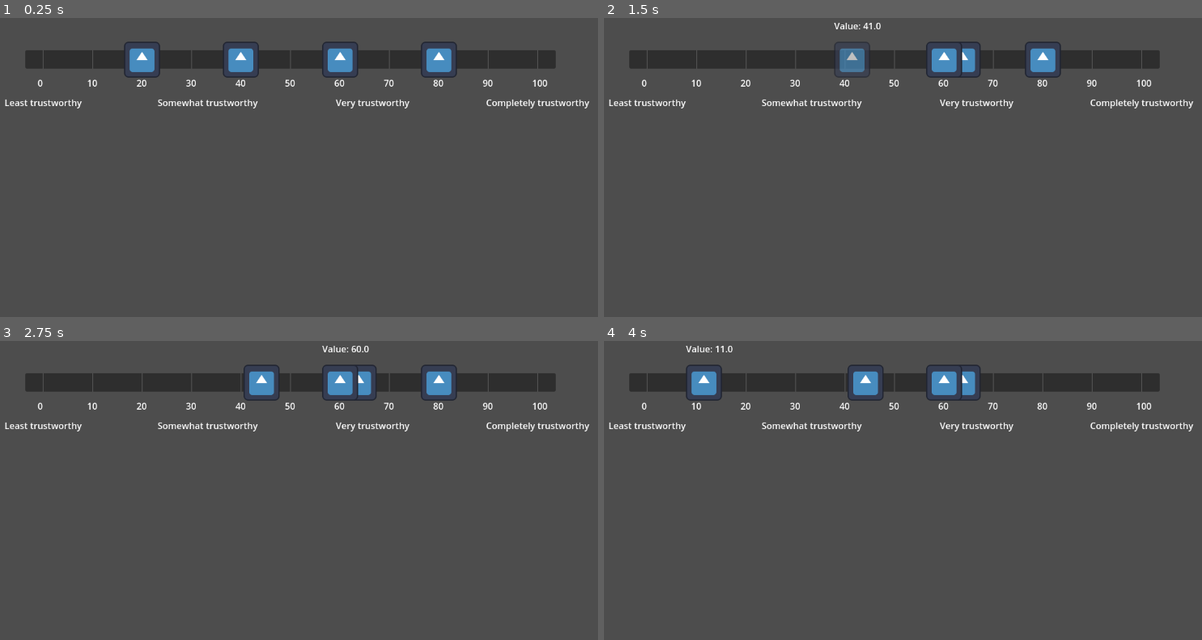
Above: before the commit, frames 1-4 (two rows, left to right).
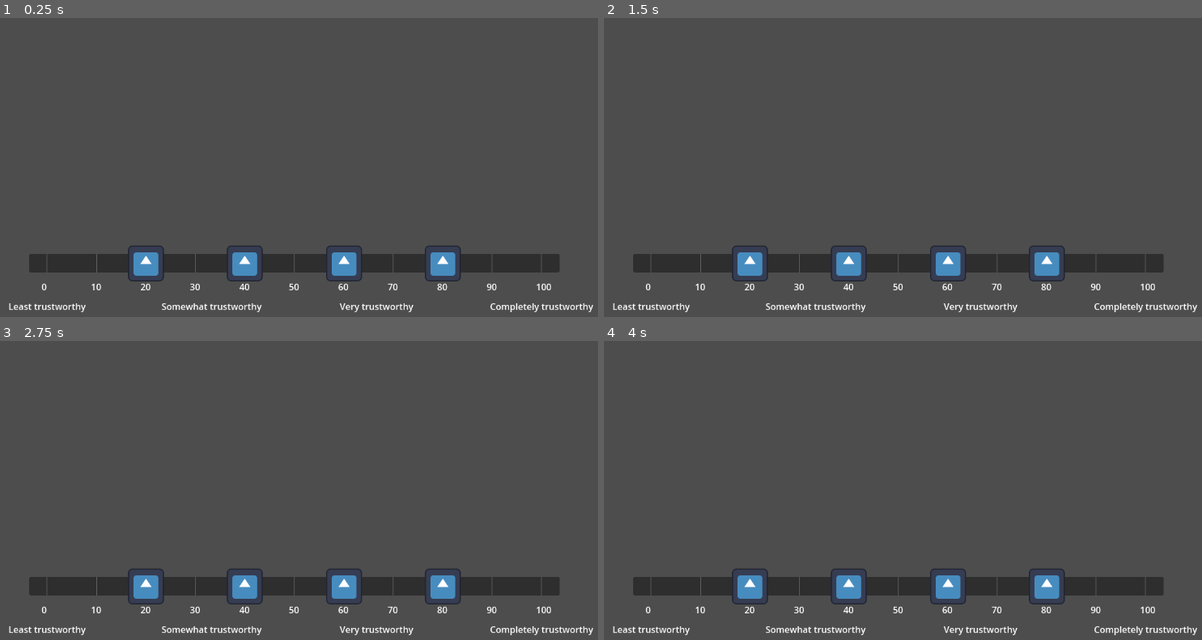
Above: after the commit, the same moments.

Repository: Jashani/decision-game
Game: Godot game, scene res://main.tscn
Two runs of this game, one before a commit and one after it. Both use one fixed random seed, a clock stepped at 60 frames per second and the inputs below. The engine's default icon, where the game draws it, is replaced by a stand-in: a white triangle on a blue panel in a dark square.
Inputs (mouse positions are in pixels of both pictures, inside the frame that each line leads up to):
- Up to frame 1 (0.25 s): no input
- Up to frame 2 (1.5 s): tap Enter at 0.5 s; drag from (747, 59) to (962, 77) at 0.52 s; drag from (843, 59) to (867, 230) at 1.27 s
- Up to frame 3 (2.75 s): move the mouse to (340, 382) at 2.02 s; click (340, 382) at 2.17 s
- Up to frame 4 (4 s): tap Space at 2.75 s; drag from (1040, 382) to (705, 427) at 2.77 s; move the mouse to (1094, 535) at 3.52 s; click (1094, 535) at 3.67 s

The runs differ from the first frame. In frame 1, 13% of the frame differs, in the area x 0-100%, y 7-99%; in frame 2, 13%, in the area x 0-100%, y 1-99%; in frame 3, 13%; in frame 4, 13%.

Commit message:
Move bar around

Diff:
--- a/draggable_icons_bar.tscn
+++ b/draggable_icons_bar.tscn
@@ -8,14 +8,24 @@
 [node name="Control" type="Control" parent="."]
 layout_mode = 3
 anchors_preset = 0
-offset_right = 1153.0
-offset_bottom = 33.0
+offset_left = -472.0
+offset_top = -16.0
+offset_right = 473.0
+offset_bottom = 17.0
 script = ExtResource("1_phvhr")
 draggable_icon_scene = ExtResource("2_lemk1")
 text_labels = Array[String](["Least trustworthy", "Somewhat trustworthy", "Very trustworthy", "Completely trustworthy"])
 
 [node name="BarRect" type="PanelContainer" parent="Control"]
-layout_mode = 0
-offset_left = 96.0
-offset_right = 1041.0
-offset_bottom = 33.0
+layout_mode = 1
+anchors_preset = 8
+anchor_left = 0.5
+anchor_top = 0.5
+anchor_right = 0.5
+anchor_bottom = 0.5
+offset_left = -472.5
+offset_top = -16.5
+offset_right = 472.5
+offset_bottom = 16.5
+grow_horizontal = 2
+grow_vertical = 2
--- a/main.tscn
+++ b/main.tscn
@@ -5,4 +5,4 @@
 [node name="Main" type="Node2D"]
 
 [node name="DraggableIconsBar" parent="." instance=ExtResource("1_ig7tw")]
-position = Vector2(1, 131)
+position = Vector2(576, 511)
